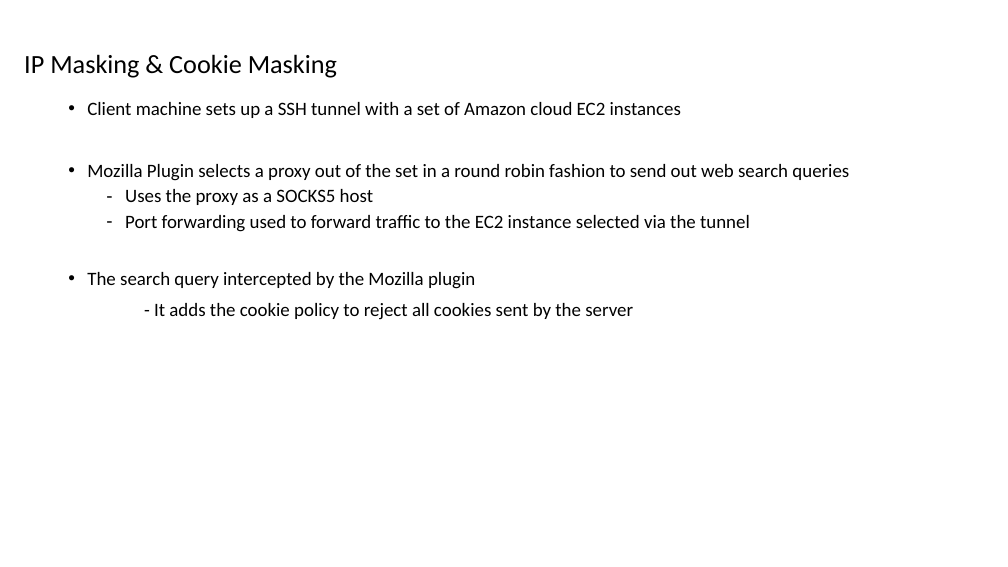
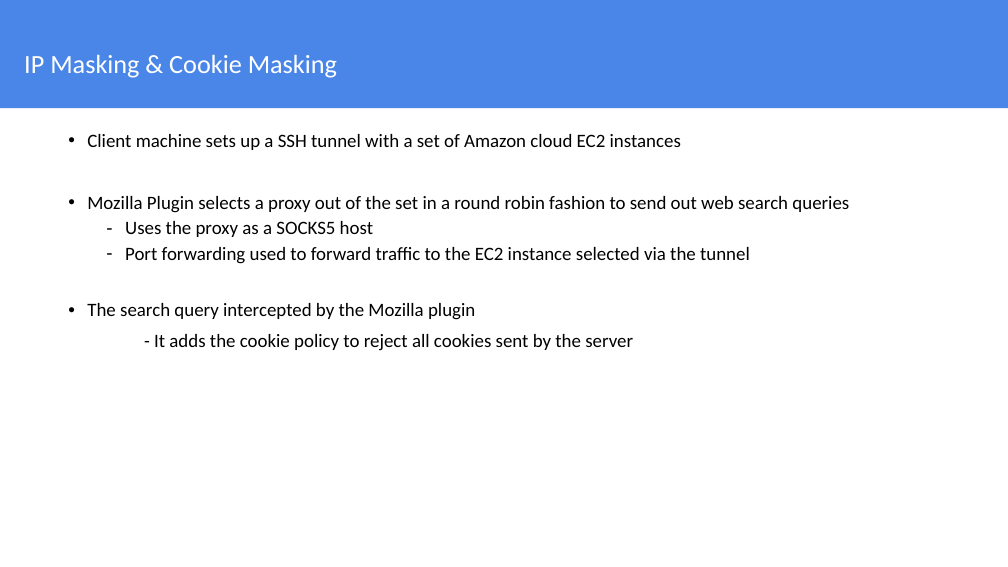
Before and after one commit to JayLohokare/who-am-I, a slide deck: slide 19 of Who am I.pptx. Drawn at 1008x567 pixels with LibreOffice and Linux fonts; fonts in the diff are those of the drawing. Boxes give left, top, right and bottom in pixels: in the first picture for what was removed or moved away, otherwise in the second. Text is boxed around its words. In the diff, an @@ line names an element or a change of style, - is before the commit and + after.

```diff
--- a/Who am I.pptx
+++ b/Who am I.pptx
@@ rectangle added at <box>0,0,1008,108</box>, fill #4A86E8 @@
@@ title "IP Masking & Cookie Masking" at <box>24,55,337,78</box>: text colour #000000 to #FFFFFF @@
@@ text "Client machine sets up a ...": place and size @@
-text "Client machine sets up a ..." at <box>87,102,849,320</box>
+text "Client machine sets up a ..." at <box>87,134,849,351</box>
@@ text at <box>87,134,849,320</box>: less space between paragraphs @@
```
Also in this commit, not shown: 19 other slides changed.
